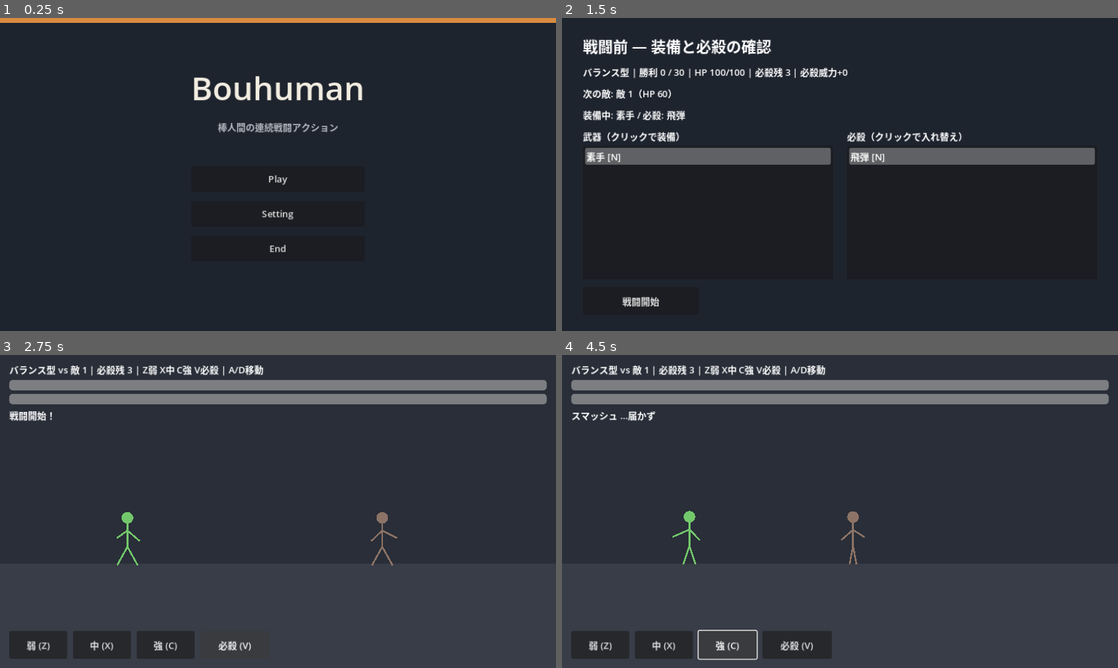
Above: before the commit, frames 1-4 (two rows, left to right).
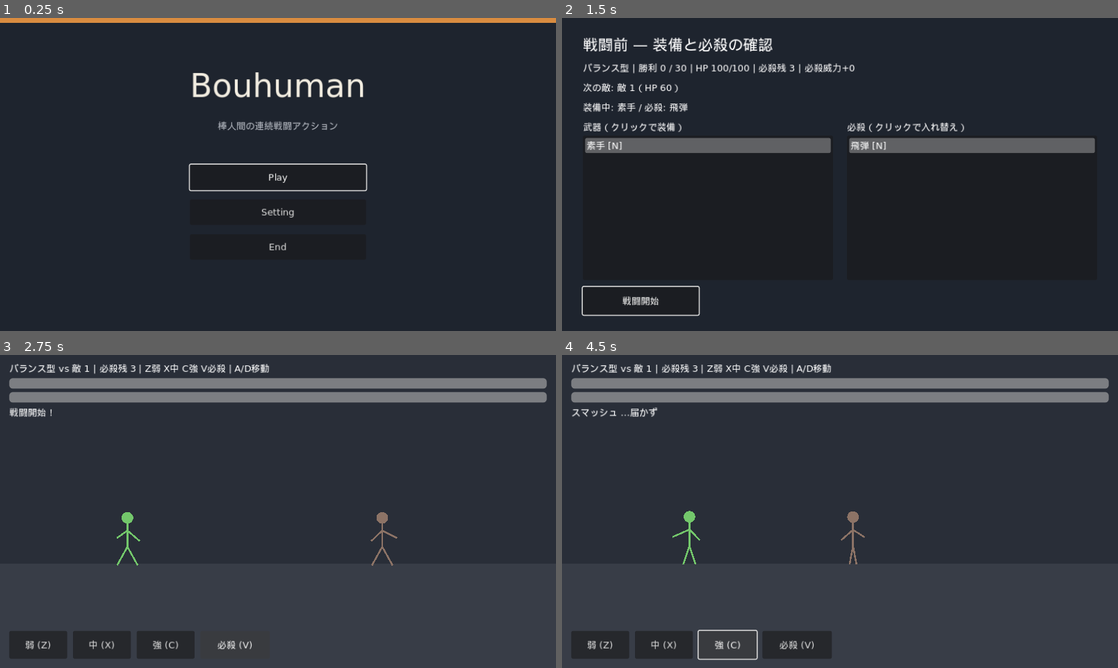
Above: after the commit, the same moments.

Repository: mikonwangu/Bouhuman
Game: Godot game, scene res://scenes/title.tscn
The game is run twice, just before and just after one commit, with the same random seed, the same clock (stepped at 60 frames per second) and the same inputs.
Inputs:
- Up to frame 1 (0.25 s): no input
- Up to frame 2 (1.5 s): click "Play" at 0.5 s; click "このキャラで開始" at 1.25 s
- Up to frame 3 (2.75 s): click "戦闘開始" at 2 s
- Up to frame 4 (4.5 s): click "弱 (Z)" at 2.75 s; click "中 (X)" at 3.5 s; click "強 (C)" at 4.25 s

The runs differ from the first frame. In frame 1, 2.1% of the frame differs, in the area x 33-67%, y 17-75%; in frame 2, 11%, in the area x 3-96%, y 6-96%; in frame 3, 4.1%; in frame 4, 4.2%.

Commit message:
Web 向け日本語フォント埋め込みと入力ずれ対策
DejaVu + DroidSansFallback フォールバック、CanvasLayer への Theme 適用、
画質の content_scale_factor 廃止、Web では DisplayServer リサイズしない。

Co-authored-by: mikonwangu <mikonwangu@users.noreply.github.com>

Diff:
--- /dev/null
+++ b/autoload/font_bootstrap.gd
@@ -0,0 +1,46 @@
+extends Node
+## Web 向け: ラテン用フォントに CJK フォールバックを載せ、数字・英字・日本語を両立させる。
+
+var ui_theme: Theme
+
+
+func _ready() -> void:
+	var latin: Font = load("res://fonts/DejaVuSans.ttf")
+	var cjk: Font = load("res://fonts/DroidSansFallback.ttf")
+	if latin == null or cjk == null:
+		push_warning("FontBootstrap: font load failed")
+		return
+	var combined: Font = latin.duplicate(true)
+	combined.fallbacks = [cjk]
+	ThemeDB.fallback_font = combined
+	ThemeDB.fallback_font_size = 16
+
+	ui_theme = Theme.new()
+	ui_theme.default_font = combined
+	ui_theme.default_font_size = 16
+	# プロジェクト Theme の default_font も差し替え
+	if ResourceLoader.exists("res://theme/game_theme.tres"):
+		var project_theme: Theme = load("res://theme/game_theme.tres")
+		if project_theme:
+			project_theme.default_font = combined
+			project_theme.default_font_size = 16
+			ui_theme = project_theme
+
+	if get_tree() and get_tree().root:
+		get_tree().root.theme = ui_theme
+	# CanvasLayer 配下の Control は Window.theme を継がないことがあるため、追加時に付与
+	get_tree().node_added.connect(_on_node_added)
+
+
+func _on_node_added(node: Node) -> void:
+	if ui_theme == null:
+		return
+	if node is CanvasLayer:
+		# 直下の Control にテーマを載せる
+		for c in node.get_children():
+			if c is Control and (c as Control).theme == null:
+				(c as Control).theme = ui_theme
+	elif node is Control:
+		var parent := node.get_parent()
+		if parent is CanvasLayer and (node as Control).theme == null:
+			(node as Control).theme = ui_theme
--- a/autoload/settings_manager.gd
+++ b/autoload/settings_manager.gd
@@ -75,31 +75,41 @@
 func apply_display() -> void:
 	if browser_size not in BROWSER_SIZES:
 		browser_size = "medium"
+	# Web: 内部ウィンドウサイズを変えると入力座標がずれやすいので、
+	# CSS canvas サイズ変更のみ行う（DisplayServer は触らない）。
+	if OS.has_feature("web"):
+		if browser_size == "fullscreen":
+			JavaScriptBridge.eval(
+				"if (typeof window !== 'undefined' && window.BouhumanSetSize) {"
+				+ "window.BouhumanSetSize(window.innerWidth, window.innerHeight);}"
+			)
+		else:
+			var web_size: Vector2i = BROWSER_SIZES[browser_size]
+			JavaScriptBridge.eval(
+				"if (typeof window !== 'undefined' && window.BouhumanSetSize) { window.BouhumanSetSize(%d, %d); }"
+				% [web_size.x, web_size.y]
+			)
+		return
 	if browser_size == "fullscreen":
 		DisplayServer.window_set_mode(DisplayServer.WINDOW_MODE_FULLSCREEN)
 		return
 	DisplayServer.window_set_mode(DisplayServer.WINDOW_MODE_WINDOWED)
 	var size: Vector2i = BROWSER_SIZES[browser_size]
 	DisplayServer.window_set_size(size)
-	# Web 向け: JS で canvas サイズを変えるフック（エクスポート時に有効）
-	if OS.has_feature("web"):
-		JavaScriptBridge.eval(
-			"if (typeof window !== 'undefined' && window.BouhumanSetSize) { window.BouhumanSetSize(%d, %d); }"
-			% [size.x, size.y]
-		)
 
 
 func apply_quality() -> void:
+	# Web では content_scale_factor を触るとクリック座標ずれが起きやすいため、
+	# 画質は FPS 上限のみで制御する（表示スケールは stretch 設定に任せる）。
+	if is_inside_tree() and get_tree().root:
+		get_tree().root.content_scale_factor = 1.0
 	match quality:
 		"low":
 			Engine.max_fps = 30
-			get_tree().root.content_scale_factor = 0.75
 		"mid":
 			Engine.max_fps = 60
-			get_tree().root.content_scale_factor = 1.0
 		"high":
 			Engine.max_fps = 0
-			get_tree().root.content_scale_factor = 1.0
 
 
 func save_settings() -> void:
@@ -138,11 +148,11 @@
 func browser_size_label_ja() -> String:
 	match browser_size:
 		"small":
-			return "小 (640×360)"
+			return "小 (640x360)"
 		"medium":
-			return "中 (960×540)"
+			return "中 (960x540)"
 		"large":
-			return "大 (1280×720)"
+			return "大 (1280x720)"
 		"fullscreen":
 			return "フルスクリーン"
 		_:
--- a/project.godot
+++ b/project.godot
@@ -13,6 +13,7 @@
 
 [autoload]
 
+FontBootstrap="*res://autoload/font_bootstrap.gd"
 SettingsManager="*res://autoload/settings_manager.gd"
 GameState="*res://autoload/game_state.gd"
 
@@ -23,6 +24,10 @@
 window/stretch/mode="canvas_items"
 window/stretch/aspect="expand"
 window/handheld/orientation=0
+
+[gui]
+
+theme/custom="res://theme/game_theme.tres"
 
 [input]
 
--- a/scenes/character_select.tscn
+++ b/scenes/character_select.tscn
@@ -13,6 +13,7 @@
 
 [node name="Background" type="ColorRect" parent="."]
 layout_mode = 1
+mouse_filter = 2
 anchors_preset = 15
 anchor_right = 1.0
 anchor_bottom = 1.0
--- a/scenes/clear.tscn
+++ b/scenes/clear.tscn
@@ -13,6 +13,7 @@
 
 [node name="Background" type="ColorRect" parent="."]
 layout_mode = 1
+mouse_filter = 2
 anchors_preset = 15
 anchor_right = 1.0
 anchor_bottom = 1.0
--- a/scenes/game_over.tscn
+++ b/scenes/game_over.tscn
@@ -13,6 +13,7 @@
 
 [node name="Background" type="ColorRect" parent="."]
 layout_mode = 1
+mouse_filter = 2
 anchors_preset = 15
 anchor_right = 1.0
 anchor_bottom = 1.0
--- a/scenes/pre_battle.tscn
+++ b/scenes/pre_battle.tscn
@@ -13,6 +13,7 @@
 
 [node name="Background" type="ColorRect" parent="."]
 layout_mode = 1
+mouse_filter = 2
 anchors_preset = 15
 anchor_right = 1.0
 anchor_bottom = 1.0
--- a/scenes/reward.tscn
+++ b/scenes/reward.tscn
@@ -13,6 +13,7 @@
 
 [node name="Background" type="ColorRect" parent="."]
 layout_mode = 1
+mouse_filter = 2
 anchors_preset = 15
 anchor_right = 1.0
 anchor_bottom = 1.0
--- a/scenes/setting.tscn
+++ b/scenes/setting.tscn
@@ -13,6 +13,7 @@
 
 [node name="Background" type="ColorRect" parent="."]
 layout_mode = 1
+mouse_filter = 2
 anchors_preset = 15
 anchor_right = 1.0
 anchor_bottom = 1.0
--- a/scenes/title.tscn
+++ b/scenes/title.tscn
@@ -13,6 +13,7 @@
 
 [node name="Background" type="ColorRect" parent="."]
 layout_mode = 1
+mouse_filter = 2
 anchors_preset = 15
 anchor_right = 1.0
 anchor_bottom = 1.0
--- a/scripts/character_select.gd
+++ b/scripts/character_select.gd
@@ -16,13 +16,18 @@
 	_preview = StickFigureScript.new()
 	preview_host.add_child(_preview)
 	_select(CharacterTypesScript.Type.BALANCE)
+	# Web / 自動化向け: 開始ボタンにフォーカス（Enter で進行可能）
+	var confirm := get_node_or_null("Margin/VBox/Actions/ConfirmButton") as Button
+	if confirm:
+		confirm.grab_focus()
 
 
 func _select(t: int) -> void:
 	_selected = t
 	var data: Dictionary = CharacterTypesScript.get_type(t)
 	name_label.text = data["name"]
-	desc_label.text = "%s\n攻撃補正 ×%.2f / 速度補正 ×%.2f" % [
+	# ASCII "x" — Web 埋め込みフォントで乗算記号 × が欠けることがある
+	desc_label.text = "%s\n攻撃補正 x%.2f / 速度補正 x%.2f" % [
 		data["desc"], data["attack_mul"], data["speed_mul"]
 	]
 	_preview.figure_color = data["color"]
--- a/scripts/pre_battle.gd
+++ b/scripts/pre_battle.gd
@@ -12,6 +12,9 @@
 func _ready() -> void:
 	GameState.phase = GameState.Phase.PRE_BATTLE
 	_refresh()
+	var fight := get_node_or_null("Margin/VBox/FightButton") as Button
+	if fight:
+		fight.grab_focus()
 
 
 func _refresh() -> void:
--- a/scripts/setting.gd
+++ b/scripts/setting.gd
@@ -15,9 +15,9 @@
 	_refresh_volume_label()
 
 	size_option.clear()
-	size_option.add_item("小 (640×360)", 0)
-	size_option.add_item("中 (960×540)", 1)
-	size_option.add_item("大 (1280×720)", 2)
+	size_option.add_item("小 (640x360)", 0)
+	size_option.add_item("中 (960x540)", 1)
+	size_option.add_item("大 (1280x720)", 2)
 	size_option.add_item("フルスクリーン", 3)
 	var size_keys := ["small", "medium", "large", "fullscreen"]
 	size_option.select(size_keys.find(SettingsManager.browser_size))
--- a/scripts/title.gd
+++ b/scripts/title.gd
@@ -3,6 +3,9 @@
 
 func _ready() -> void:
 	GameState.phase = GameState.Phase.TITLE
+	var play := get_node_or_null("Center/VBox/PlayButton") as Button
+	if play:
+		play.grab_focus()
 
 
 func _on_play_pressed() -> void:
--- /dev/null
+++ b/theme/game_theme.tres
@@ -0,0 +1,8 @@
+[gd_resource type="Theme" load_steps=3 format=3 uid="uid://bqgametheme001"]
+
+[ext_resource type="FontFile" uid="uid://pk7fy22pkrql" path="res://fonts/DejaVuSans.ttf" id="1_latin"]
+[ext_resource type="FontFile" uid="uid://cgvd2fhe05qqi" path="res://fonts/DroidSansFallback.ttf" id="2_cjk"]
+
+[resource]
+default_font = ExtResource("1_latin")
+default_font_size = 16
Binary file added: fonts/DejaVuSans.ttf
Not shown, added: fonts/DejaVuSans.ttf.import
Binary file added: fonts/DroidSansFallback.ttf
Not shown, added: fonts/DroidSansFallback.ttf.import
